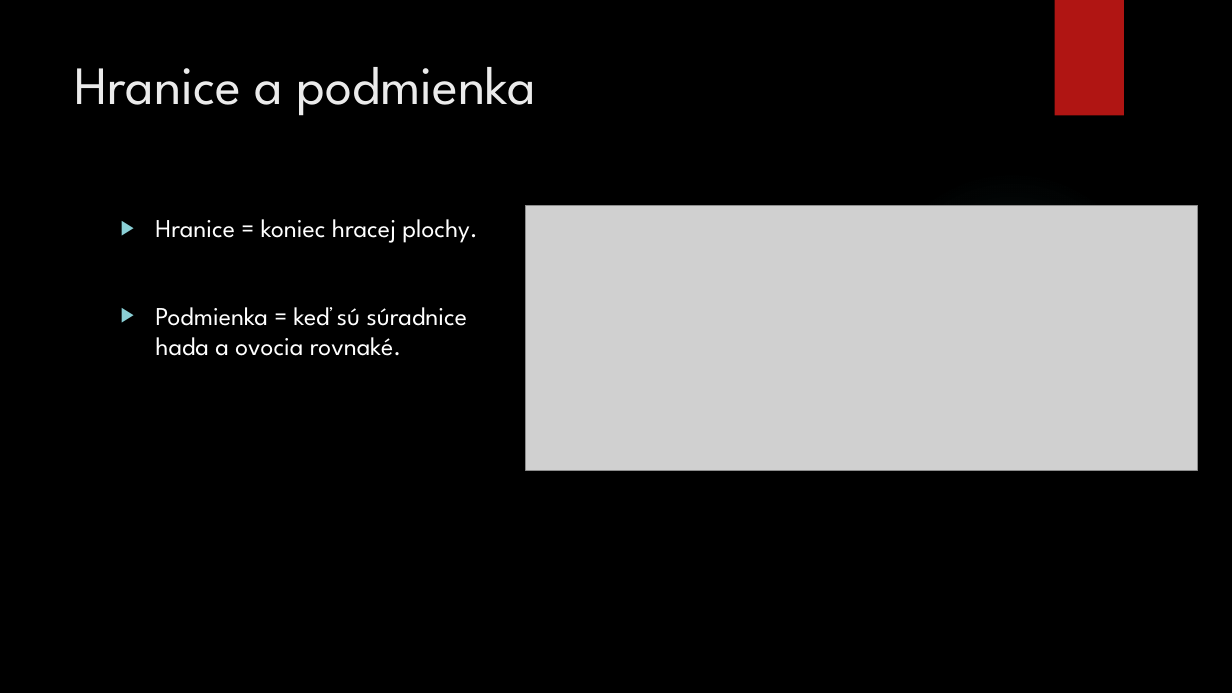
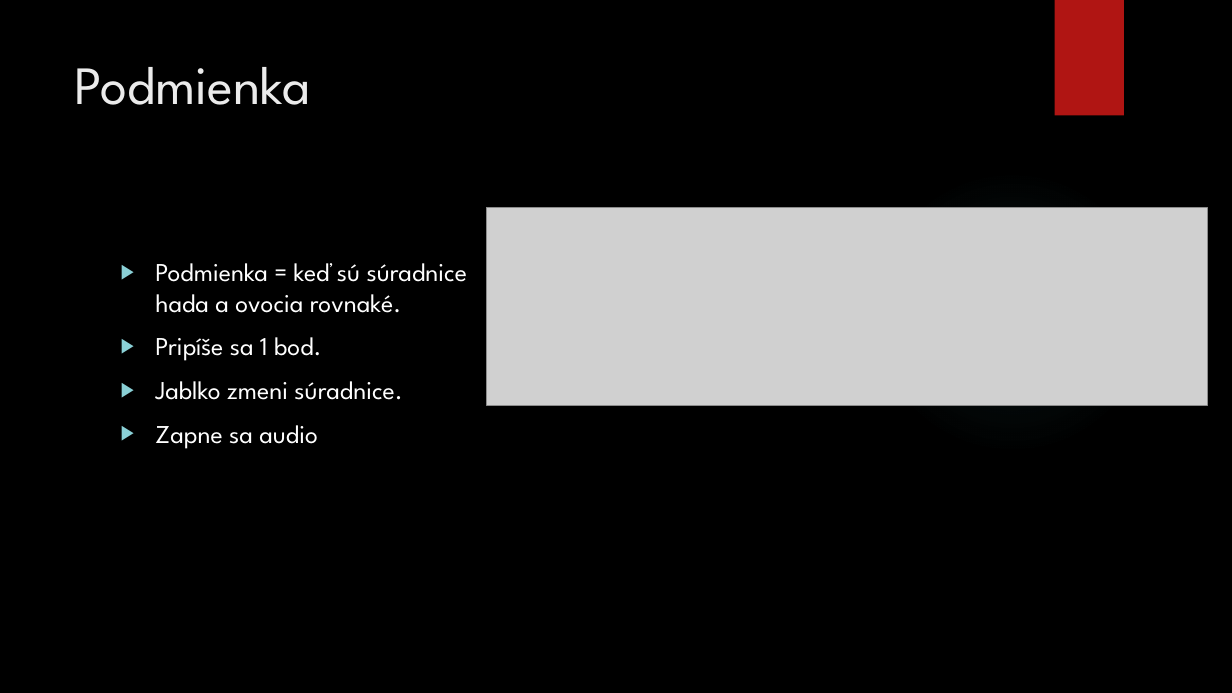
Before and after one commit to AdamMikula/PI1, a slide deck: slide 3 of Snake/Hungry Snake.pptx. Drawn at 1232x693 pixels with LibreOffice and Linux fonts; fonts in the diff are those of the drawing; grey boxes stand for pictures; background and template pictures are left out. Boxes give left, top, right and bottom in pixels: in the first picture for what was removed or moved away, otherwise in the second. Text is boxed around its words. In the diff, an @@ line names an element or a change of style, - is before the commit and + after.

```diff
--- a/Snake/Hungry Snake.pptx
+++ b/Snake/Hungry Snake.pptx
@@ title at bbox=[75, 67, 311, 105]: text changed @@
-Hranice a podmienka
+Podmienka
@@ picture: place and size @@
-picture at bbox=[526, 205, 1198, 470]
+picture at bbox=[487, 208, 1208, 407]
@@ text at bbox=[155, 219, 477, 243]: paragraph removed @@
-▶ Hranice = koniec hracej plochy.
@@ text at bbox=[155, 337, 402, 449]: paragraphs added @@
+▶ Pripíše sa 1 bod.
+▶ Jablko zmeni súradnice.
+▶ Zapne sa audio
```
Also in this commit, not shown: 2 other slides changed, 1 slide added.
